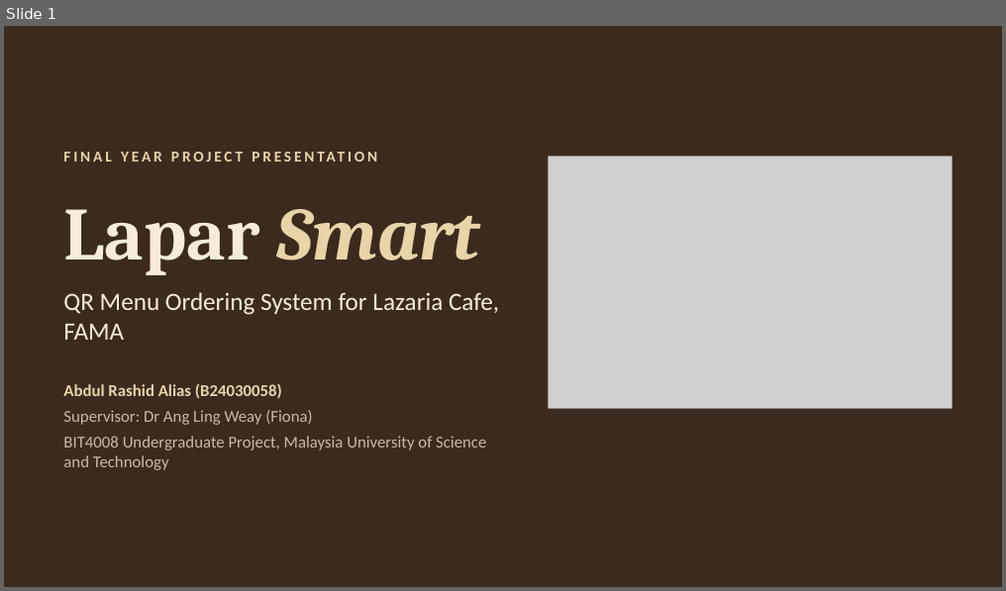
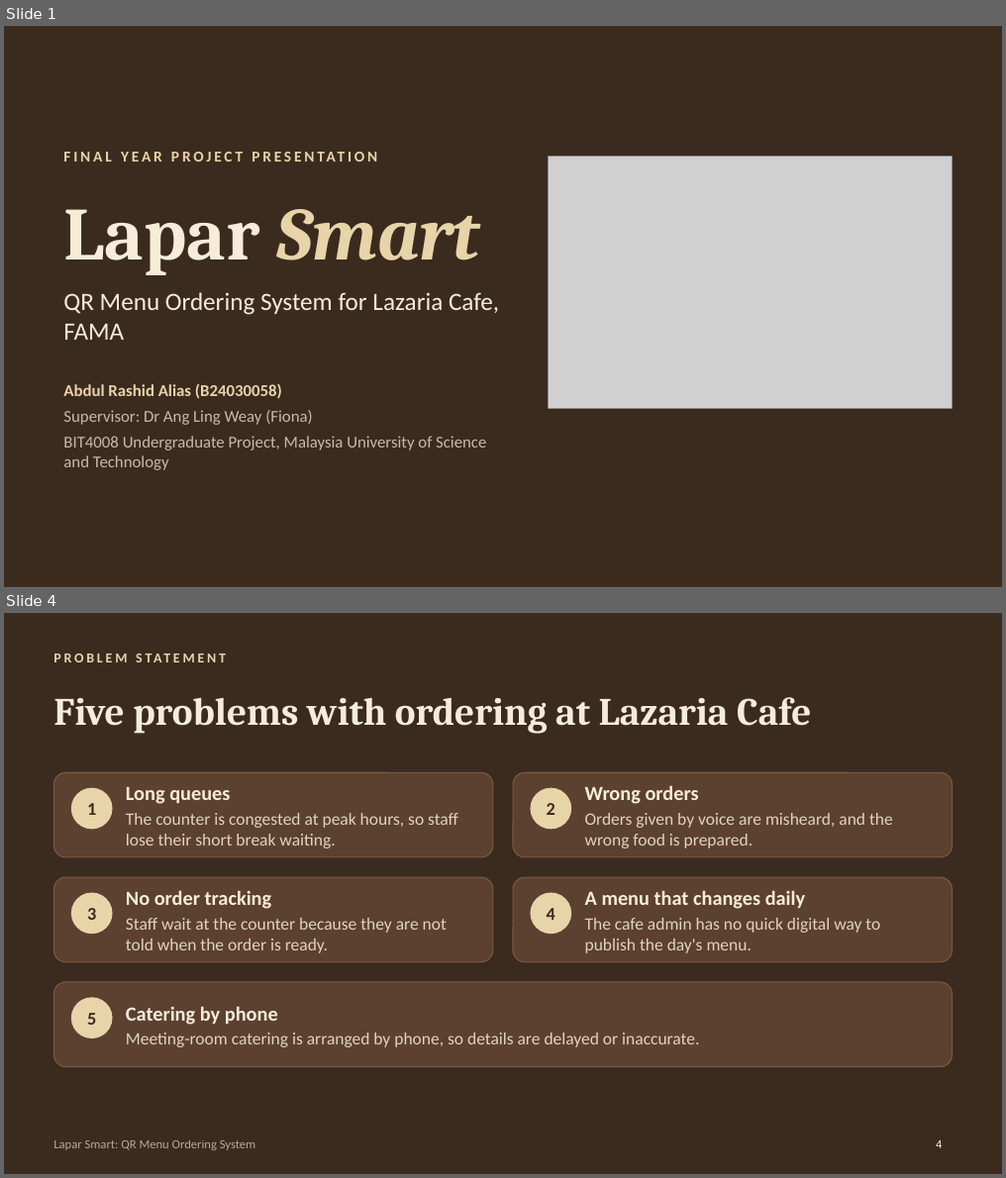
Before and after one commit to ras22hid/lapar-smart, a slide deck: app/static/presentation/LaparSmart_Presentation.pptx. Shown one above the other, each under a label of ours: slide 1 before the commit, slides 1 and 4 after it; the slides between them are not shown. The pictures are 1006x591 and 1006x1178 pixels, drawn with LibreOffice and Linux fonts; fonts in the diff are those of the drawing; grey boxes stand for pictures. Boxes give left, top, right and bottom in pixels: in the first picture for what was removed or moved away, otherwise in the second. Text is boxed around its words. In the diff, an @@ line names an element or a change of style, - is before the commit and + after.

```diff
--- a/app/static/presentation/LaparSmart_Presentation.pptx
+++ b/app/static/presentation/LaparSmart_Presentation.pptx
@@ slide 4 added at (4,613,1002,1174), background #3B2A1E @@
@@ text added at (54,645,652,669), 10 pt, text #E8D4A9, bold @@
+PROBLEM STATEMENT
@@ title added at (54,697,811,734), 28 pt, text #F7ECD9, bold @@
+Five problems with ordering at Lazaria Cafe
@@ rounded rectangle added at (54,772,493,858), fill #5C4030, outline #7A5A42 0.75 pt @@
@@ ellipse added at (72,788,112,829), fill #E8D4A9, outline #E8D4A9 1 pt @@
@@ text added at (126,787,458,849), 12.5 pt, text #F7ECD9 at 85% opacity @@
+Long queues
+The counter is congested at peak hours, so staff lose their short break waiting.
@@ rounded rectangle added at (513,772,952,858), fill #5C4030, outline #7A5A42 0.75 pt @@
@@ ellipse added at (531,788,571,829), fill #E8D4A9, outline #E8D4A9 1 pt @@
@@ text added at (585,785,893,849), 12.5 pt, text #F7ECD9 at 85% opacity @@
+Wrong orders
+Orders given by voice are misheard, and the wrong food is prepared.
@@ text added at (87,803,96,815), 13 pt, text #3B2A1E, bold @@
+1
@@ text added at (547,803,555,815), 13 pt, text #3B2A1E, bold @@
+2
@@ rounded rectangle added at (54,877,493,962), fill #5C4030, outline #7A5A42 0.75 pt @@
@@ rounded rectangle added at (513,877,952,962), fill #5C4030, outline #7A5A42 0.75 pt @@
@@ ellipse added at (72,893,112,934), fill #E8D4A9, outline #E8D4A9 1 pt @@
@@ text added at (87,908,96,920), 13 pt, text #3B2A1E, bold @@
+3
@@ text added at (126,890,447,954), 12.5 pt, text #F7ECD9 at 85% opacity @@
+No order tracking
+Staff wait at the counter because they are not told when the order is ready.
@@ ellipse added at (531,893,571,934), fill #E8D4A9, outline #E8D4A9 1 pt @@
@@ text added at (547,908,555,920), 13 pt, text #3B2A1E, bold @@
+4
@@ text added at (585,890,880,954), 12.5 pt, text #F7ECD9 at 85% opacity @@
+A menu that changes daily
+The cafe admin has no quick digital way to publish the day's menu.
@@ rounded rectangle added at (54,982,952,1067), fill #5C4030, outline #7A5A42 0.75 pt @@
@@ ellipse added at (72,998,112,1038), fill #E8D4A9, outline #E8D4A9 1 pt @@
@@ text added at (87,1013,96,1025), 13 pt, text #3B2A1E, bold @@
+5
@@ text added at (126,1006,699,1048), 12.5 pt, text #F7ECD9 at 85% opacity @@
+Catering by phone
+Meeting-room catering is arranged by phone, so details are delayed or inaccurate.
@@ text added at (54,1141,255,1151), 9 pt, text #F7ECD9 at 65% opacity @@
+Lapar Smart: QR Menu Ordering System
@@ page number added at (936,1141,942,1149), 9 pt, text #F7ECD9 @@
+4
```
Also in this commit, not shown: 12 slides changed, 7 other slides added, 5 slides removed, 4 other files.
